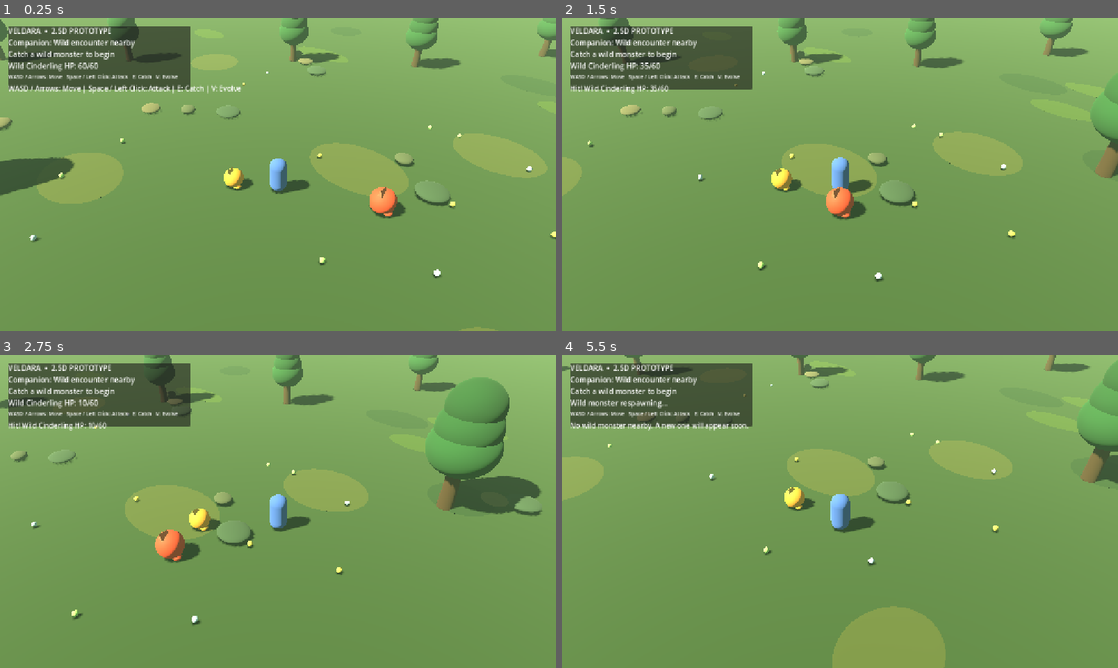
Above: before the commit, frames 1-4 (two rows, left to right).
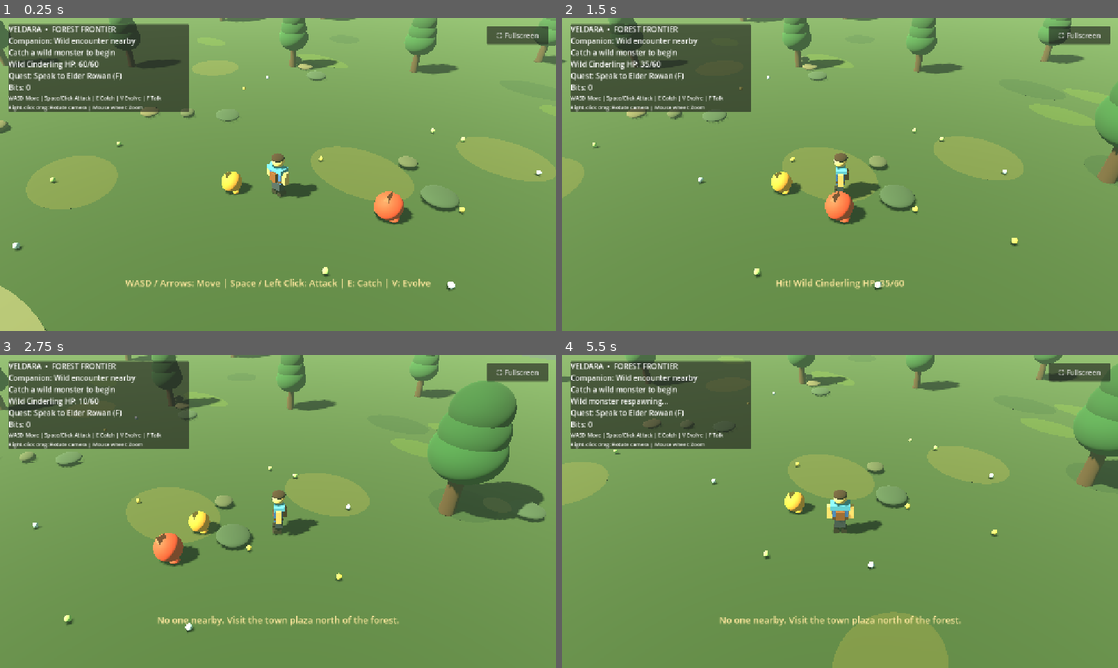
Above: after the commit, the same moments.

Repository: napathjailha-lgtm/Veldara
Game: Godot game, scene res://scenes/main.tscn
The game is run twice, just before and just after one commit, with the same random seed, the same clock (stepped at 60 frames per second) and the same inputs.
Inputs (mouse positions are in pixels of both pictures, inside the frame that each line leads up to):
- Up to frame 1 (0.25 s): no input
- Up to frame 2 (1.5 s): move the mouse to (962, 158) at 0.52 s; hold D (move_right) 0.53-1.25 s; hold E (catch_monster) 0.53-1.25 s; click (962, 158) at 0.67 s; tap F (interact, bound only after the commit) at 0.8 s; drag from (728, 190) to (812, 237) at 1.27 s
- Up to frame 3 (2.75 s): move the mouse to (333, 442) at 2.02 s; hold D (move_right) from 2.03 s (still down); hold Space (attack) from 2.03 s (still down); click (333, 442) at 2.17 s; tap F (interact, bound only after the commit) at 2.3 s
- Up to frame 4 (5.5 s): release D (move_right) at 2.75 s; release Space (attack) at 2.75 s; drag from (812, 574) to (673, 464) at 2.77 s; move the mouse to (1006, 558) at 3.52 s; hold A (move_left) 3.53-4.25 s; hold V (evolve_monster) 3.53-4.25 s; click (1006, 558) at 3.67 s; tap F (interact, bound only after the commit) at 3.8, 5.3 s; drag from (673, 464) to (756, 433) at 4.27 s; move the mouse to (867, 511) at 5.02 s; hold S (move_down) from 5.03 s (still down); hold E (catch_monster) from 5.03 s (still down); click (867, 511) at 5.17 s

The runs differ from the first frame. In frame 1, 13% of the frame differs, in the area x 0-100%, y 0-100%; in frame 2, 11%; in frame 3, 12%; in frame 4, 11%.
Error before the commit: Invalid access to property or key 'global_position' on a base object of type 'previously freed'. (res://scripts/main.gd:365)
Error after the commit: Invalid access to property or key 'global_position' on a base object of type 'previously freed'. (res://scripts/main.gd:602)

Commit message:
Add orbit camera, fullscreen HUD, character model, town NPCs and quest

Diff:
--- a/godot/scripts/main.gd
+++ b/godot/scripts/main.gd
@@ -23,10 +23,20 @@
 var caught := false
 var evolved := false
 var message_time := 0.0
+var camera_yaw := 0.785398
+var camera_pitch := 0.68
+var camera_distance := 15.0
+var rotating_camera := false
+var quest_stage := 0
+var quest_kills := 0
+var quest_reward_claimed := false
+var bits := 0
+var town_npcs: Array[Node3D] = []
 
 func _ready() -> void:
 	_setup_input()
 	_build_world()
+	_build_town()
 	_build_player()
 	_build_companion()
 	_build_wild_monster()
@@ -46,9 +56,10 @@
 	_update_hud()
 	if is_instance_valid(camera) and is_instance_valid(player):
 		var target := player.global_position
-		var camera_offset := Vector3(9.0, 10.0, 9.0)
-		camera.global_position = camera.global_position.lerp(target + camera_offset, minf(1.0, delta * 5.0))
-		camera.look_at(target + Vector3(0.0, 0.8, 0.0), Vector3.UP)
+		var horizontal := camera_distance * cos(camera_pitch)
+		var camera_offset := Vector3(sin(camera_yaw) * horizontal, camera_distance * sin(camera_pitch), cos(camera_yaw) * horizontal)
+		camera.global_position = camera.global_position.lerp(target + camera_offset, minf(1.0, delta * 7.0))
+		camera.look_at(target + Vector3(0.0, 1.0, 0.0), Vector3.UP)
 	if is_instance_valid(companion) and is_instance_valid(player):
 		var follow := player.global_position + Vector3(-1.6, 0.0, 1.2)
 		companion.global_position = companion.global_position.lerp(follow, delta * 4.0)
@@ -74,7 +85,33 @@
 		_try_attack()
 
 func _unhandled_input(event: InputEvent) -> void:
-	if event.is_action_pressed("catch_monster"):
+	if event is InputEventMouseButton:
+		var mouse_button := event as InputEventMouseButton
+		if mouse_button.button_index == MOUSE_BUTTON_RIGHT:
+			rotating_camera = mouse_button.pressed
+			if rotating_camera:
+				Input.mouse_mode = Input.MOUSE_MODE_CAPTURED
+			else:
+				Input.mouse_mode = Input.MOUSE_MODE_VISIBLE
+			get_viewport().set_input_as_handled()
+			return
+		if mouse_button.pressed and mouse_button.button_index == MOUSE_BUTTON_WHEEL_UP:
+			camera_distance = maxf(7.0, camera_distance - 1.2)
+			get_viewport().set_input_as_handled()
+			return
+		if mouse_button.pressed and mouse_button.button_index == MOUSE_BUTTON_WHEEL_DOWN:
+			camera_distance = minf(26.0, camera_distance + 1.2)
+			get_viewport().set_input_as_handled()
+			return
+	if event is InputEventMouseMotion and rotating_camera:
+		var motion := event as InputEventMouseMotion
+		camera_yaw -= motion.relative.x * 0.006
+		camera_pitch = clampf(camera_pitch + motion.relative.y * 0.004, 0.22, 1.18)
+		get_viewport().set_input_as_handled()
+		return
+	if event.is_action_pressed("interact"):
+		_interact_with_nearest_npc()
+	elif event.is_action_pressed("catch_monster"):
 		_try_catch()
 	elif event.is_action_pressed("attack"):
 		_try_attack()
@@ -93,6 +130,7 @@
 	_add_key_action("catch_monster", KEY_E)
 	_add_key_action("attack", KEY_SPACE)
 	_add_key_action("evolve_monster", KEY_V)
+	_add_key_action("interact", KEY_F)
 	if not InputMap.has_action("attack"):
 		InputMap.add_action("attack")
 	var mouse_attack := InputEventMouseButton.new()
@@ -182,6 +220,8 @@
 			var offset_x := sin(float(grid_x * 5 + grid_z)) * 1.0
 			var offset_z := cos(float(grid_z * 4 - grid_x)) * 1.0
 			var tree_pos := Vector3(float(grid_x) * 3.8 + offset_x, 0.0, float(grid_z) * 3.8 + offset_z)
+			if abs(tree_pos.x) < 12.0 and tree_pos.z > 7.0 and tree_pos.z < 27.0:
+				continue
 			var tree_size := 2.4 + float(abs(grid_x * 3 + grid_z * 5) % 4) * 0.42
 			var leaf_tint: Color = [Color(0.13, 0.31, 0.18), Color(0.19, 0.39, 0.21), Color(0.24, 0.40, 0.19)][abs(grid_x + grid_z) % 3]
 			_add_forest_tree(tree_pos, tree_size, leaf_tint)
@@ -254,22 +294,66 @@
 	add_child(player)
 	var collision := CollisionShape3D.new()
 	var shape := CapsuleShape3D.new()
-	shape.radius = 0.38
-	shape.height = 1.6
+	shape.radius = 0.34
+	shape.height = 1.75
 	collision.shape = shape
-	collision.position.y = 0.8
+	collision.position.y = 0.88
 	player.add_child(collision)
-	var body := MeshInstance3D.new()
-	var capsule := CapsuleMesh.new()
-	capsule.radius = 0.38
-	capsule.height = 1.6
-	body.mesh = capsule
-	var mat := StandardMaterial3D.new()
-	mat.albedo_color = Color(0.25, 0.38, 0.78)
-	body.material_override = mat
-	body.position.y = 0.8
-	player.add_child(body)
+	# Stylized adventurer model: tunic, belt, trousers, boots, arms, face and hair.
+	_add_box_part(player, "Tunic", Vector3(0.62, 0.68, 0.36), Vector3(0.0, 1.08, 0.0), Color(0.18, 0.36, 0.72))
+	_add_box_part(player, "ShoulderCape", Vector3(0.78, 0.20, 0.42), Vector3(0.0, 1.36, 0.03), Color(0.28, 0.58, 0.82))
+	_add_box_part(player, "Belt", Vector3(0.64, 0.11, 0.39), Vector3(0.0, 0.83, -0.01), Color(0.30, 0.17, 0.08))
+	_add_box_part(player, "Trousers", Vector3(0.48, 0.42, 0.31), Vector3(0.0, 0.53, 0.0), Color(0.16, 0.20, 0.29))
+	_add_box_part(player, "LeftBoot", Vector3(0.23, 0.18, 0.34), Vector3(-0.16, 0.12, -0.05), Color(0.12, 0.09, 0.07))
+	_add_box_part(player, "RightBoot", Vector3(0.23, 0.18, 0.34), Vector3(0.16, 0.12, -0.05), Color(0.12, 0.09, 0.07))
+	_add_box_part(player, "LeftArm", Vector3(0.19, 0.56, 0.22), Vector3(-0.42, 1.04, 0.0), Color(0.87, 0.64, 0.43))
+	_add_box_part(player, "RightArm", Vector3(0.19, 0.56, 0.22), Vector3(0.42, 1.04, 0.0), Color(0.87, 0.64, 0.43))
+	var head := MeshInstance3D.new()
+	var head_mesh := SphereMesh.new()
+	head_mesh.radius = 0.25
+	head_mesh.height = 0.48
+	head.mesh = head_mesh
+	head.position = Vector3(0.0, 1.67, 0.0)
+	var skin := StandardMaterial3D.new()
+	skin.albedo_color = Color(0.91, 0.70, 0.49)
+	head.material_override = skin
+	player.add_child(head)
+	var hair := MeshInstance3D.new()
+	var hair_mesh := SphereMesh.new()
+	hair_mesh.radius = 0.265
+	hair_mesh.height = 0.28
+	hair.mesh = hair_mesh
+	hair.position = Vector3(0.0, 1.84, 0.025)
+	var hair_mat := StandardMaterial3D.new()
+	hair_mat.albedo_color = Color(0.20, 0.12, 0.08)
+	hair.material_override = hair_mat
+	player.add_child(hair)
+	var eye_mat := StandardMaterial3D.new()
+	eye_mat.albedo_color = Color(0.025, 0.02, 0.015)
+	for side in [-1.0, 1.0]:
+		var eye := MeshInstance3D.new()
+		var eye_mesh := SphereMesh.new()
+		eye_mesh.radius = 0.035
+		eye_mesh.height = 0.06
+		eye.mesh = eye_mesh
+		eye.material_override = eye_mat
+		eye.position = Vector3(side * 0.085, 1.68, -0.225)
+		player.add_child(eye)
+	_add_box_part(player, "Backpack", Vector3(0.32, 0.40, 0.18), Vector3(0.0, 1.03, 0.25), Color(0.47, 0.25, 0.10))
 	player.position = Vector3.ZERO
+
+func _add_box_part(parent: Node3D, part_name: String, dimensions: Vector3, part_position: Vector3, tint: Color) -> void:
+	var part := MeshInstance3D.new()
+	part.name = part_name
+	var part_mesh := BoxMesh.new()
+	part_mesh.size = dimensions
+	part.mesh = part_mesh
+	var part_material := StandardMaterial3D.new()
+	part_material.albedo_color = tint
+	part_material.roughness = 0.8
+	part.material_override = part_material
+	part.position = part_position
+	parent.add_child(part)
 
 func _build_companion() -> void:
 	companion = _make_creature("Companion", Color(0.9, 0.57, 0.2), 0.8)
@@ -330,33 +414,186 @@
 
 func _build_camera() -> void:
 	camera = Camera3D.new()
-	camera.name = "IsometricCamera"
-	camera.fov = 45.0
-	camera.position = Vector3(10.0, 12.0, 10.0)
+	camera.name = "OrbitCamera"
+	camera.fov = 48.0
 	add_child(camera)
 	camera.current = true
-	camera.look_at(Vector3.ZERO, Vector3.UP)
+	var target := player.global_position if is_instance_valid(player) else Vector3.ZERO
+	var horizontal := camera_distance * cos(camera_pitch)
+	camera.global_position = target + Vector3(sin(camera_yaw) * horizontal, camera_distance * sin(camera_pitch), cos(camera_yaw) * horizontal)
+	camera.look_at(target + Vector3(0.0, 1.0, 0.0), Vector3.UP)
+
+func _build_town() -> void:
+	# A small welcoming settlement at the edge of the forest.
+	var plaza := MeshInstance3D.new()
+	plaza.name = "TownPlaza"
+	var plaza_mesh := CylinderMesh.new()
+	plaza_mesh.top_radius = 8.0
+	plaza_mesh.bottom_radius = 8.0
+	plaza_mesh.height = 0.12
+	plaza.mesh = plaza_mesh
+	var plaza_mat := StandardMaterial3D.new()
+	plaza_mat.albedo_color = Color(0.38, 0.39, 0.31)
+	plaza_mat.roughness = 1.0
+	plaza.material_override = plaza_mat
+	plaza.position = Vector3(0.0, 0.03, 17.0)
+	add_child(plaza)
+	for i in range(12):
+		var tile := MeshInstance3D.new()
+		var tile_mesh := BoxMesh.new()
+		tile_mesh.size = Vector3(1.25, 0.08, 1.25)
+		tile.mesh = tile_mesh
+		var tile_mat := StandardMaterial3D.new()
+		tile_mat.albedo_color = Color(0.49, 0.47, 0.37) if i % 2 == 0 else Color(0.43, 0.43, 0.35)
+		tile.material_override = tile_mat
+		tile.position = Vector3(-3.3 + float(i % 4) * 2.2, 0.12, 14.0 + float(i / 4) * 2.2)
+		add_child(tile)
+	_add_town_house("ElderHall", Vector3(-7.0, 0.0, 21.0), Color(0.68, 0.48, 0.28), Color(0.36, 0.16, 0.12), 1.25)
+	_add_town_house("Smithy", Vector3(7.0, 0.0, 21.0), Color(0.48, 0.45, 0.39), Color(0.25, 0.28, 0.31), 1.0)
+	_add_town_house("Inn", Vector3(0.0, 0.0, 26.0), Color(0.72, 0.57, 0.35), Color(0.46, 0.20, 0.16), 1.0)
+	_add_npc("Elder Rowan", Vector3(-2.8, 0.0, 14.5), Color(0.60, 0.26, 0.68), "Quest Giver")
+	_add_npc("Mira the Smith", Vector3(3.0, 0.0, 14.5), Color(0.38, 0.42, 0.48), "Blacksmith")
+	_add_npc("Tavi the Guide", Vector3(0.0, 0.0, 19.5), Color(0.20, 0.58, 0.40), "Town Guide")
+	# Quest board with a bright marker.
+	_add_box_part(self, "QuestBoard", Vector3(1.0, 1.35, 0.16), Vector3(0.0, 1.0, 12.0), Color(0.34, 0.20, 0.10))
+	_add_box_part(self, "QuestBoardHeader", Vector3(1.18, 0.18, 0.20), Vector3(0.0, 1.72, 12.0), Color(0.88, 0.68, 0.24))
+
+func _add_town_house(house_name: String, house_pos: Vector3, wall_color: Color, roof_color: Color, size_scale: float) -> void:
+	var house := Node3D.new()
+	house.name = house_name
+	house.position = house_pos
+	house.scale = Vector3.ONE * size_scale
+	add_child(house)
+	_add_box_part(house, "Walls", Vector3(4.0, 2.6, 3.2), Vector3(0.0, 1.3, 0.0), wall_color)
+	_add_box_part(house, "RoofLeft", Vector3(2.5, 0.18, 4.0), Vector3(-0.95, 2.85, 0.0), roof_color)
+	house.get_node("RoofLeft").rotation.z = -0.48
+	_add_box_part(house, "RoofRight", Vector3(2.5, 0.18, 4.0), Vector3(0.95, 2.85, 0.0), roof_color)
+	house.get_node("RoofRight").rotation.z = 0.48
+	_add_box_part(house, "Door", Vector3(0.8, 1.55, 0.12), Vector3(0.0, 0.78, -1.67), Color(0.22, 0.12, 0.07))
+	_add_box_part(house, "WindowLeft", Vector3(0.58, 0.55, 0.08), Vector3(-1.25, 1.55, -1.66), Color(0.35, 0.76, 0.85))
+	_add_box_part(house, "WindowRight", Vector3(0.58, 0.55, 0.08), Vector3(1.25, 1.55, -1.66), Color(0.35, 0.76, 0.85))
+
+func _add_npc(npc_name: String, npc_pos: Vector3, clothing_color: Color, role_text: String) -> void:
+	var npc := Node3D.new()
+	npc.name = npc_name.replace(" ", "")
+	npc.position = npc_pos
+	add_child(npc)
+	_add_box_part(npc, "Body", Vector3(0.58, 0.72, 0.36), Vector3(0.0, 1.0, 0.0), clothing_color)
+	_add_box_part(npc, "Arms", Vector3(0.78, 0.18, 0.22), Vector3(0.0, 1.15, 0.0), clothing_color.lightened(0.1))
+	var head := MeshInstance3D.new()
+	var head_mesh := SphereMesh.new()
+	head_mesh.radius = 0.24
+	head_mesh.height = 0.46
+	head.mesh = head_mesh
+	head.position.y = 1.62
+	var skin := StandardMaterial3D.new()
+	skin.albedo_color = Color(0.88, 0.67, 0.48)
+	head.material_override = skin
+	npc.add_child(head)
+	var hat := MeshInstance3D.new()
+	var hat_mesh := CylinderMesh.new()
+	hat_mesh.top_radius = 0.12
+	hat_mesh.bottom_radius = 0.32
+	hat_mesh.height = 0.18
+	hat.mesh = hat_mesh
+	hat.position.y = 1.89
+	var hat_mat := StandardMaterial3D.new()
+	hat_mat.albedo_color = clothing_color.darkened(0.25)
+	hat.material_override = hat_mat
+	npc.add_child(hat)
+	var tag := Label3D.new()
+	tag.text = npc_name + "\n" + role_text
+	tag.position = Vector3(0.0, 2.35, 0.0)
+	tag.font_size = 32
+	tag.outline_size = 8
+	tag.modulate = Color(1.0, 0.92, 0.65)
+	npc.add_child(tag)
+	town_npcs.append(npc)
+
+func _interact_with_nearest_npc() -> void:
+	var nearest: Node3D = null
+	var nearest_distance := 999.0
+	for npc in town_npcs:
+		if not is_instance_valid(npc):
+			continue
+		var distance := player.global_position.distance_to(npc.global_position)
+		if distance < nearest_distance:
+			nearest_distance = distance
+			nearest = npc
+	if nearest == null or nearest_distance > 3.6:
+		_show_message("No one nearby. Visit the town plaza north of the forest.")
+		return
+	match nearest.name:
+		"ElderRowan":
+			if quest_stage == 0:
+				quest_stage = 1
+				quest_kills = 0
+				_show_message("Elder Rowan: Defeat 3 wild Cinderlings to protect our town. Quest accepted!")
+			elif quest_stage == 1 and quest_kills < 3:
+				_show_message("Elder Rowan: The forest is still dangerous. Cinderlings defeated: %d/3." % quest_kills)
+			elif quest_stage == 1:
+				quest_stage = 2
+				bits += 100
+				monster_xp += 60
+				while monster_xp >= XP_TO_LEVEL:
+					monster_xp -= XP_TO_LEVEL
+					monster_level += 1
+				_show_message("Quest complete! +60 EXP and +100 bits. Elder Rowan thanks you.")
+			else:
+				_show_message("Elder Rowan: You are a hero of Veldara. More quests are coming soon.")
+		"MiraTheSmith":
+			_show_message("Mira: Bring me stronger monster cores later. For now, practice combat and explore.")
+		_:
+			_show_message("Tavi: Follow the stone path north to the town. Press F near villagers to talk.")
+	_update_hud()
 
 func _build_hud() -> void:
 	var layer := CanvasLayer.new()
 	add_child(layer)
-	var panel := PanelContainer.new()
-	panel.position = Vector2(18.0, 18.0)
-	panel.custom_minimum_size = Vector2(420.0, 145.0)
-	layer.add_child(panel)
+	var top_panel := PanelContainer.new()
+	top_panel.anchor_left = 0.015
+	top_panel.anchor_top = 0.02
+	top_panel.anchor_right = 0.34
+	top_panel.anchor_bottom = 0.22
+	layer.add_child(top_panel)
 	var column := VBoxContainer.new()
-	panel.add_child(column)
+	top_panel.add_child(column)
 	hud_label = Label.new()
 	hud_label.add_theme_font_size_override("font_size", 17)
 	column.add_child(hud_label)
 	var controls := Label.new()
-	controls.text = "WASD / Arrows: Move   Space / Left Click: Attack   E: Catch   V: Evolve"
+	controls.text = "WASD Move | Space/Click Attack | E Catch | V Evolve | F Talk\nRight-click drag: Rotate camera | Mouse wheel: Zoom"
+	controls.autowrap_mode = TextServer.AUTOWRAP_WORD_SMART
 	controls.add_theme_font_size_override("font_size", 12)
 	column.add_child(controls)
+	var fullscreen_button := Button.new()
+	fullscreen_button.text = "⛶ Fullscreen"
+	fullscreen_button.custom_minimum_size = Vector2(140.0, 38.0)
+	fullscreen_button.anchor_left = 1.0
+	fullscreen_button.anchor_right = 1.0
+	fullscreen_button.offset_left = -160.0
+	fullscreen_button.offset_right = -18.0
+	fullscreen_button.offset_top = 18.0
+	fullscreen_button.offset_bottom = 58.0
+	fullscreen_button.pressed.connect(_toggle_fullscreen)
+	layer.add_child(fullscreen_button)
 	message_label = Label.new()
-	message_label.position = Vector2(18.0, 150.0)
-	message_label.add_theme_font_size_override("font_size", 16)
+	message_label.anchor_left = 0.12
+	message_label.anchor_right = 0.88
+	message_label.anchor_top = 0.78
+	message_label.anchor_bottom = 0.91
+	message_label.horizontal_alignment = HORIZONTAL_ALIGNMENT_CENTER
+	message_label.vertical_alignment = VERTICAL_ALIGNMENT_CENTER
+	message_label.add_theme_font_size_override("font_size", 21)
+	message_label.add_theme_color_override("font_color", Color(1.0, 0.91, 0.62))
 	layer.add_child(message_label)
+
+func _toggle_fullscreen() -> void:
+	var mode := DisplayServer.window_get_mode()
+	if mode == DisplayServer.WINDOW_MODE_FULLSCREEN or mode == DisplayServer.WINDOW_MODE_EXCLUSIVE_FULLSCREEN:
+		DisplayServer.window_set_mode(DisplayServer.WINDOW_MODE_WINDOWED)
+	else:
+		DisplayServer.window_set_mode(DisplayServer.WINDOW_MODE_FULLSCREEN)
 
 func _try_catch() -> void:
 	if caught:
@@ -388,6 +625,8 @@
 		wild_monster.queue_free()
 		monster_respawn_time = 3.0
 		monster_xp += XP_PER_KILL
+		if quest_stage == 1:
+			quest_kills += 1
 		var levelled_up := false
 		while monster_xp >= XP_TO_LEVEL:
 			monster_xp -= XP_TO_LEVEL
@@ -423,4 +662,5 @@
 	var state := "Wild encounter nearby" if not caught else ("Emberkin (Evolved)" if evolved else "Cinderling")
 	var level_text := "Lv. %d  |  EXP %d/%d" % [monster_level, monster_xp, XP_TO_LEVEL] if caught else "Catch a wild monster to begin"
 	var enemy_text := "Wild Cinderling HP: %d/%d" % [monster_hp, monster_max_hp] if is_instance_valid(wild_monster) else "Wild monster respawning..."
-	hud_label.text = "VELDARA  •  2.5D PROTOTYPE\nCompanion: %s\n%s\n%s" % [state, level_text, enemy_text]
+	var quest_text := "Quest: Speak to Elder Rowan (F)" if quest_stage == 0 else ("Quest: Defeat Cinderlings %d/3" % quest_kills if quest_stage == 1 else "Quest: Cinderling Hunt complete")
+	hud_label.text = "VELDARA  •  FOREST FRONTIER\nCompanion: %s\n%s\n%s\n%s\nBits: %d" % [state, level_text, enemy_text, quest_text, bits]
